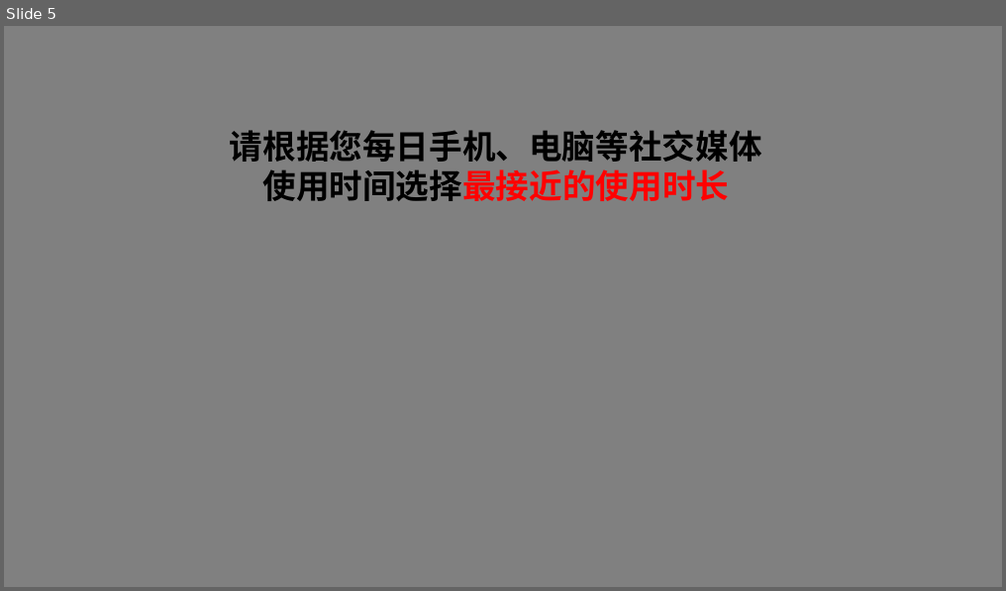
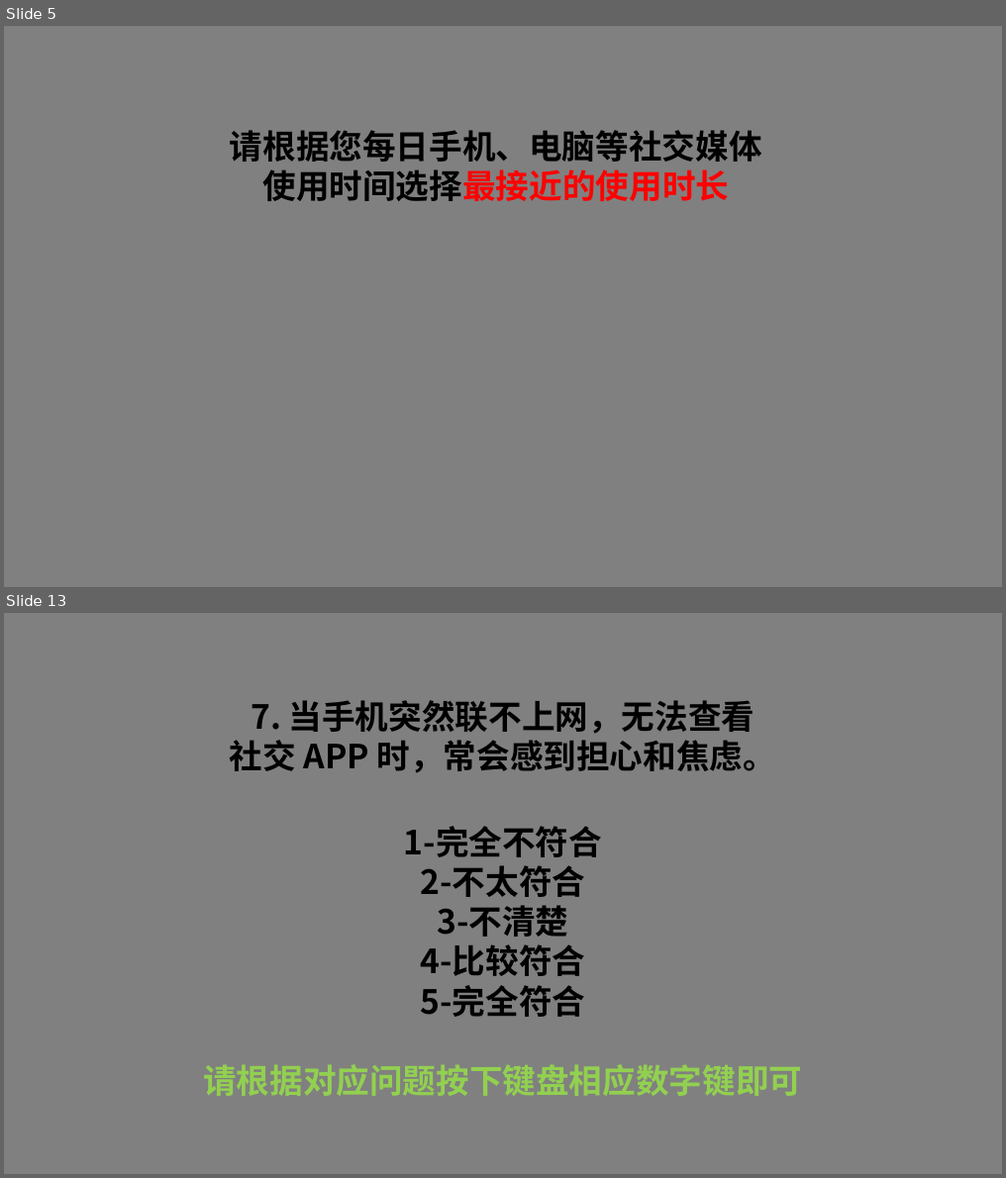
Before and after one commit to Brinks0211/-, a slide deck: document/introduction.pptx. Shown one above the other, each under a label of ours: slide 5 before the commit, slides 5 and 13 after it; the slides between them are not shown. The pictures are 1006x591 and 1006x1178 pixels, drawn with LibreOffice and Linux fonts; fonts in the diff are those of the drawing. Boxes give left, top, right and bottom in pixels: in the first picture for what was removed or moved away, otherwise in the second. Text is boxed around its words. In the diff, an @@ line names an element or a change of style, - is before the commit and + after.

```diff
--- a/document/introduction.pptx
+++ b/document/introduction.pptx
@@ slide 13 added at (4,613,1002,1174), background #808080 @@
@@ text added at (230,700,776,773), 32 pt, text #000000, bold @@
+7. 当手机突然联不上网，无法查看
+社交 APP 时，常会感到担心和焦虑。
@@ text added at (203,826,802,1096), 32 pt, text #000000, bold @@
+1-完全不符合
+2-不太符合
+3-不清楚
+4-比较符合
+5-完全符合
+请根据对应问题按下键盘相应数字键即可
```
Also in this commit, not shown: 1 slide changed, 15 other slides added, 7 other files.
